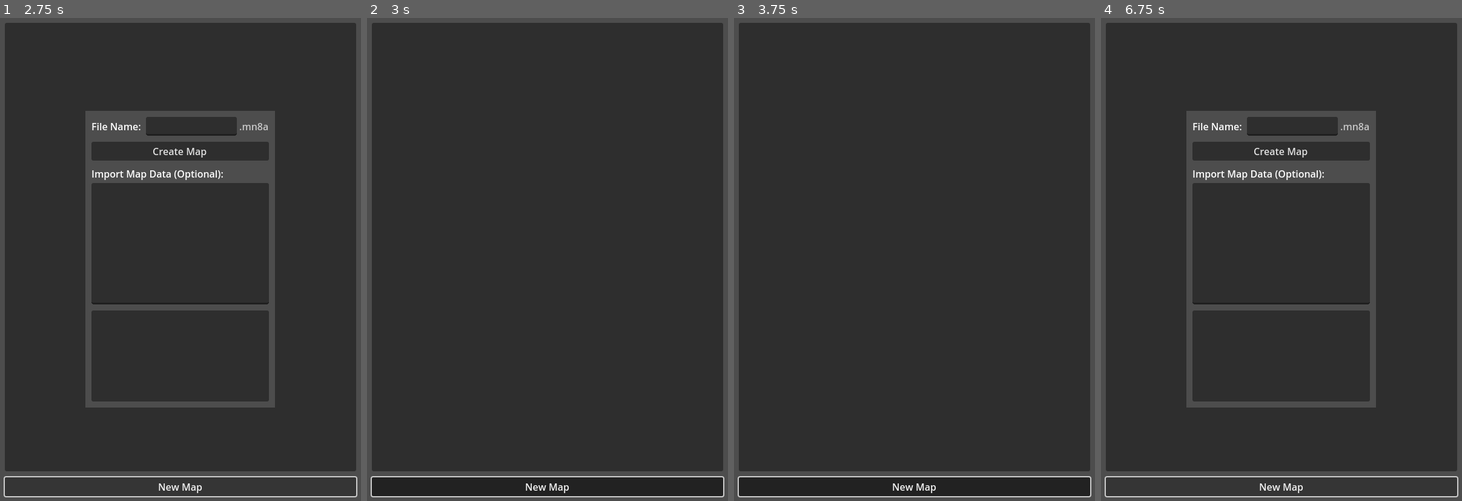
Above: before the commit, frames 1-4 (left to right).
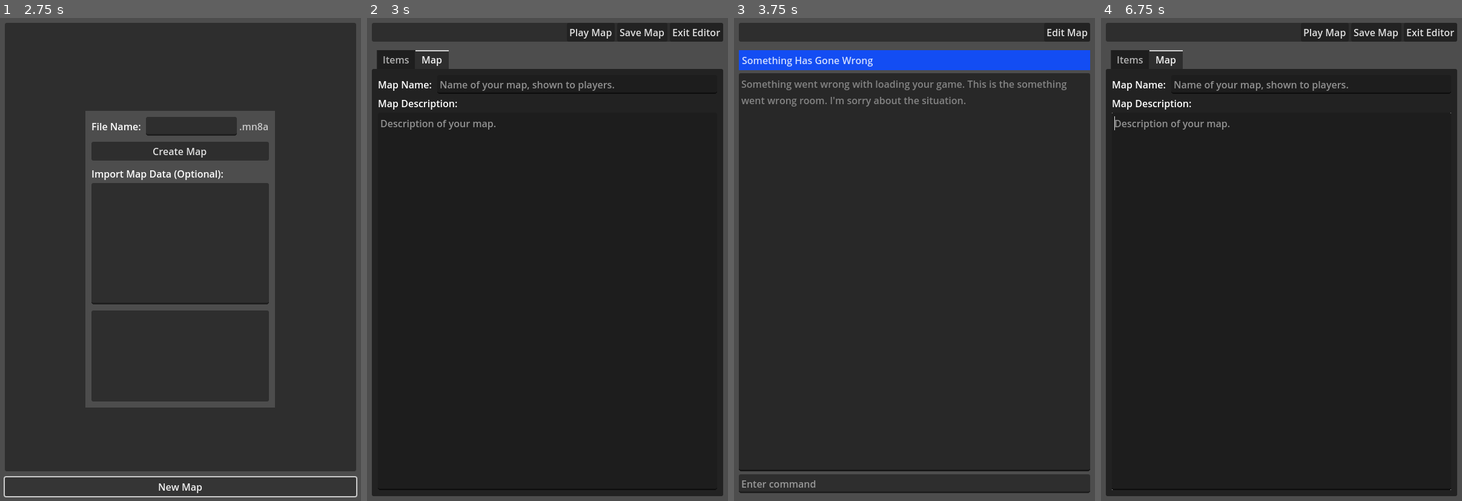
Above: after the commit, the same moments.

Repository: SashaMkrv/godot-4.2.1-text-adventure
Game: Godot game, scene res://NavigationOnly/Scenes/NavigationOnlyApp.tscn
Two runs of this game, one before a commit and one after it. Both use one fixed random seed, a clock stepped at 60 frames per second and the inputs below.
Inputs (mouse positions are in pixels of both pictures, inside the frame that each line leads up to):
- Up to frame 1 (2.75 s): click "New Map" at 0.5 s; click (191, 124) at 1.27 s; type "Alex" at 1.35 s; click (180, 245) at 1.5 s; type "12" at 1.58 s; click "New Map" at 2 s
- Up to frame 2 (3 s): click "Create Map" at 2.75 s
- Up to frame 3 (3.75 s): click (957, 32) at 3.5 s, where only the run after the commit has a clickable "Play Map"
- Up to frame 4 (6.75 s): click (1433, 32) at 4.25 s, where only the run after the commit has a clickable "Edit Map"; click (1324, 32) at 5 s, where only the run after the commit has a clickable "Play Map"; click (1433, 32) at 5.75 s, where only the run after the commit has a clickable "Edit Map"; click (1281, 486) at 6.5 s, where only the run before the commit has a clickable "New Map"

Frame 1 is identical in both runs. In frame 2, 7.6% of the frame differs, in the area x 1-99%, y 2-100%; in frame 3, 9.3%; in frame 4, 16%.
Error after the commit: Invalid access to property or key of type 'String' on a base object of type 'Dictionary'. (res://NavigationOnly/Scripts/MapPlayer.gd:144)

Commit message:
hook up new file/import flow to app controller

Diff:
--- a/NavigationOnly/Scenes/NavigationOnlyApp.tscn
+++ b/NavigationOnly/Scenes/NavigationOnlyApp.tscn
@@ -12,7 +12,6 @@
 grow_horizontal = 2
 grow_vertical = 2
 script = ExtResource("1_nqfgg")
-games = null
 
 [node name="MapBrowser" parent="." instance=ExtResource("2_hlsaf")]
 layout_mode = 1
@@ -21,6 +20,7 @@
 visible = false
 layout_mode = 1
 
+[connection signal="creating_file" from="MapBrowser" to="." method="_on_map_browser_creating_file"]
 [connection signal="opening_map" from="MapBrowser" to="." method="_on_map_browser_opening_map"]
 [connection signal="exit_editor" from="EditAndPlayMaps" to="." method="_on_edit_and_play_maps_exit_editor"]
 [connection signal="save_game_to_disk" from="EditAndPlayMaps" to="." method="_on_edit_and_play_maps_save_game_to_disk"]
--- a/NavigationOnly/Scripts/AppStateController.gd
+++ b/NavigationOnly/Scripts/AppStateController.gd
@@ -53,7 +53,9 @@
 	openMap(editorGame, saveContext)
 
 
-
+func openMapWithFilenameForSaving(filename: String, editorGame: EditorGame) -> void:
+	var saveContext = SaveContext.new(filename)
+	openMap(editorGame, saveContext)
 
 func openMap(editorGame: EditorGame, saveContext: SaveContext) -> void:
 	toggleOffControl(mapBrowser)
@@ -87,12 +89,14 @@
 func _on_map_browser_opening_map(mapListItemInfo: MapListItemInfo) -> void:
 	readAndOpenMap(mapListItemInfo)
 
+func _on_map_browser_creating_file(filename: String, editorGame: EditorGame) -> void:
+	openMapWithFilenameForSaving(filename, editorGame)
+
 func _on_edit_and_play_maps_save_game_to_disk(editorGame: EditorGame, saveContext: SaveContext) -> void:
 	saveGameToDisk(editorGame, saveContext)
 
 func _on_edit_and_play_maps_exit_editor() -> void:
 	backToBrowser()
-
 
 
 func toggleOffControl(control: Control) -> void:
